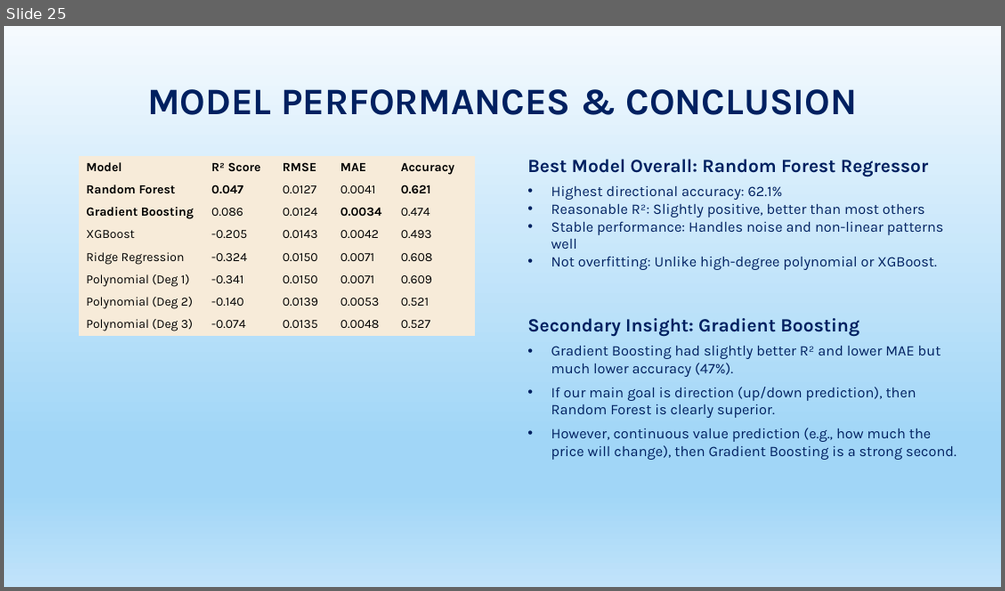
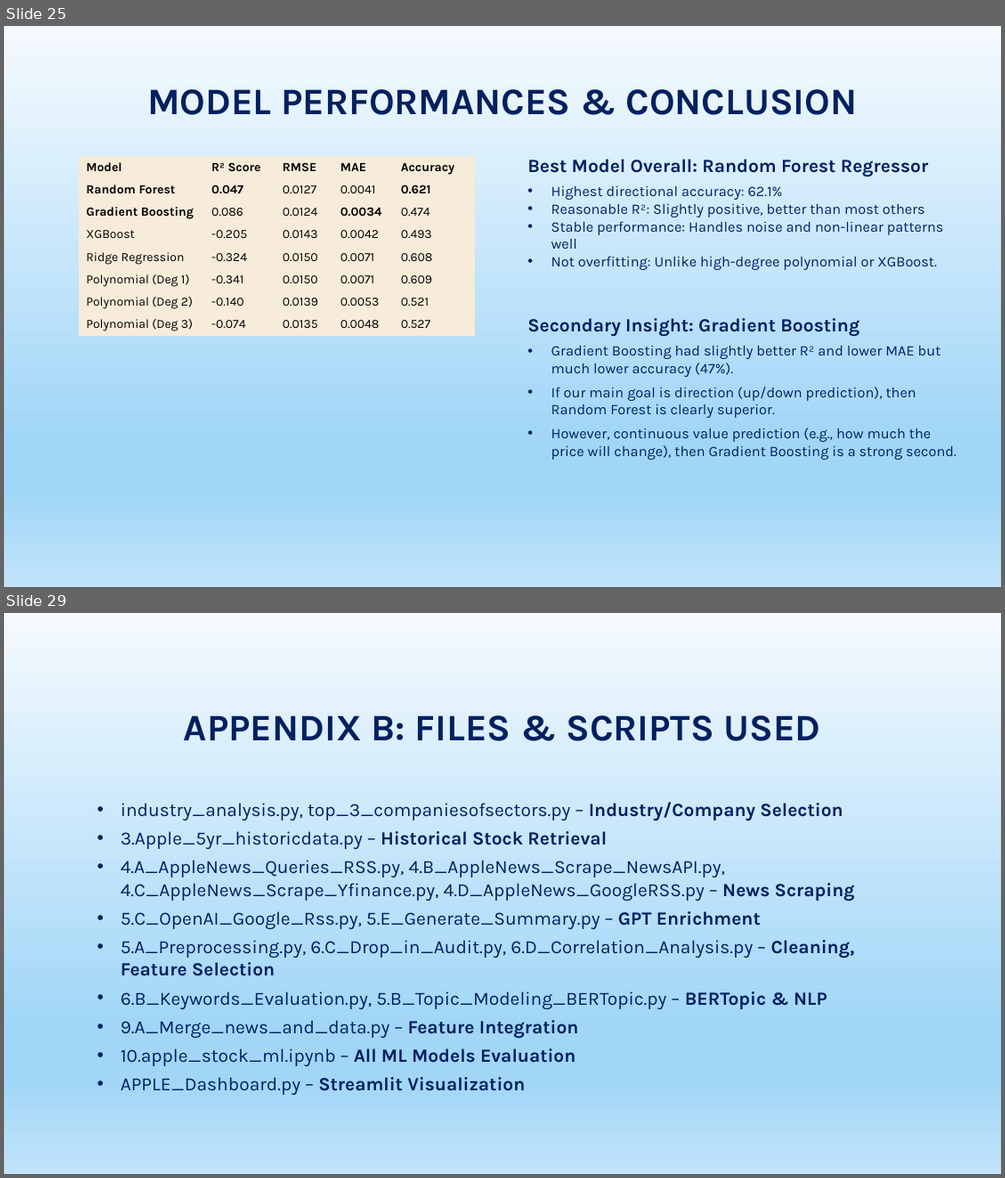
Before and after one commit to PhyoThor/CSIS-4260-Special_Topic_In_Data_Analytics-, a slide deck: Project/CSIS-4260 _Special_Topic_Apple_stocks_prediction.pptx. Shown one above the other, each under a label of ours: slide 25 before the commit, slides 25 and 29 after it; the slides between them are not shown. The pictures are 1005x591 and 1005x1178 pixels, drawn with LibreOffice and Linux fonts; fonts in the diff are those of the drawing; background and template pictures are left out. Boxes give left, top, right and bottom in pixels: in the first picture for what was removed or moved away, otherwise in the second. Text is boxed around its words. In the diff, an @@ line names an element or a change of style, - is before the commit and + after.

```diff
--- a/Project/CSIS-4260 _Special_Topic_Apple_stocks_prediction.pptx
+++ b/Project/CSIS-4260 _Special_Topic_Apple_stocks_prediction.pptx
@@ slide 29 added at <box>4,613,1001,1174</box>, background picture (left out) @@
@@ title added at <box>184,715,820,741</box>, 36 pt, text #002060, bold @@
+APPENDIX B: FILES & SCRIPTS USED
@@ text added at <box>121,802,855,1094</box>, 18 pt, text #002060 @@
+• industry_analysis.py, top_3_companiesofsectors.py – Industry/Company Selection
+• 3.Apple_5yr_historicdata.py – Historical Stock Retrieval
+• 4.A_AppleNews_Queries_RSS.py, 4.B_AppleNews_Scrape_NewsAPI.py, 4.C_AppleNews_Scrape_Yfinance.py, 4.D_AppleNews_GoogleRSS.py – News Scraping
+• 5.C_OpenAI_Google_Rss.py, 5.E_Generate_Summary.py – GPT Enrichment
+• 5.A_Preprocessing.py, 6.C_Drop_in_Audit.py, 6.D_Correlation_Analysis.py – Cleaning, Feature Selection
+• 6.B_Keywords_Evaluation.py, 5.B_Topic_Modeling_BERTopic.py – BERTopic & NLP
+• 9.A_Merge_news_and_data.py – Feature Integration
+• 10.apple_stock_ml.ipynb – All ML Models Evaluation
+• APPLE_Dashboard.py – Streamlit Visualization
```
Also in this commit, not shown: 1 slide changed, 4 other slides added, 1 other file.
